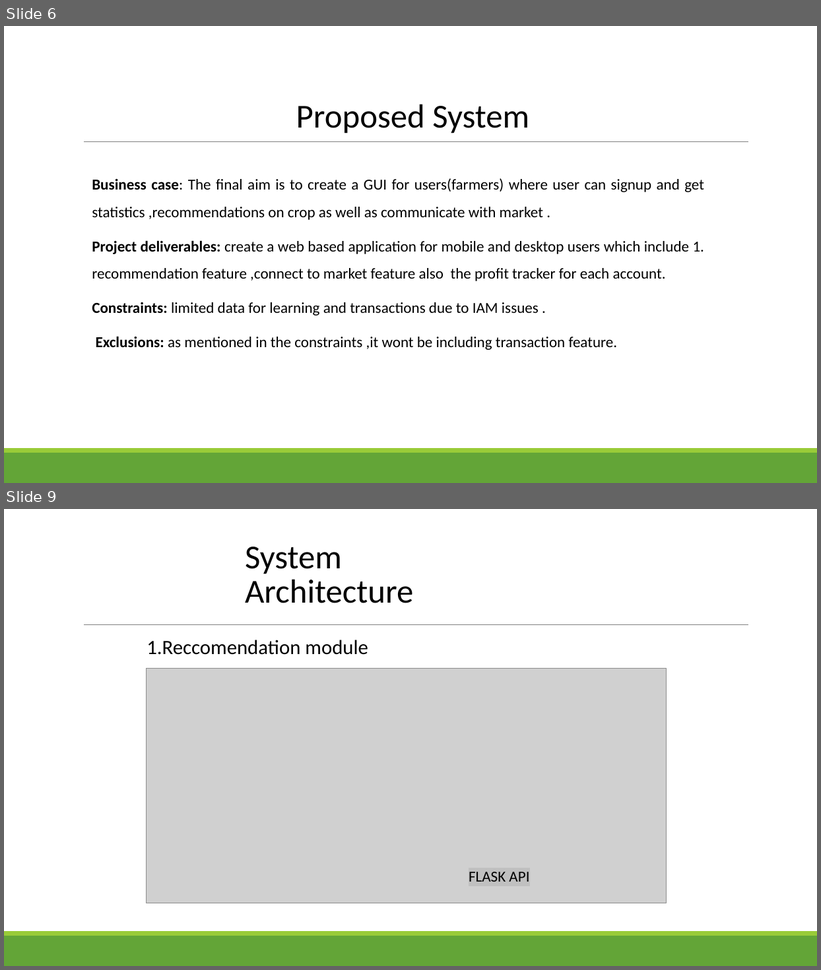
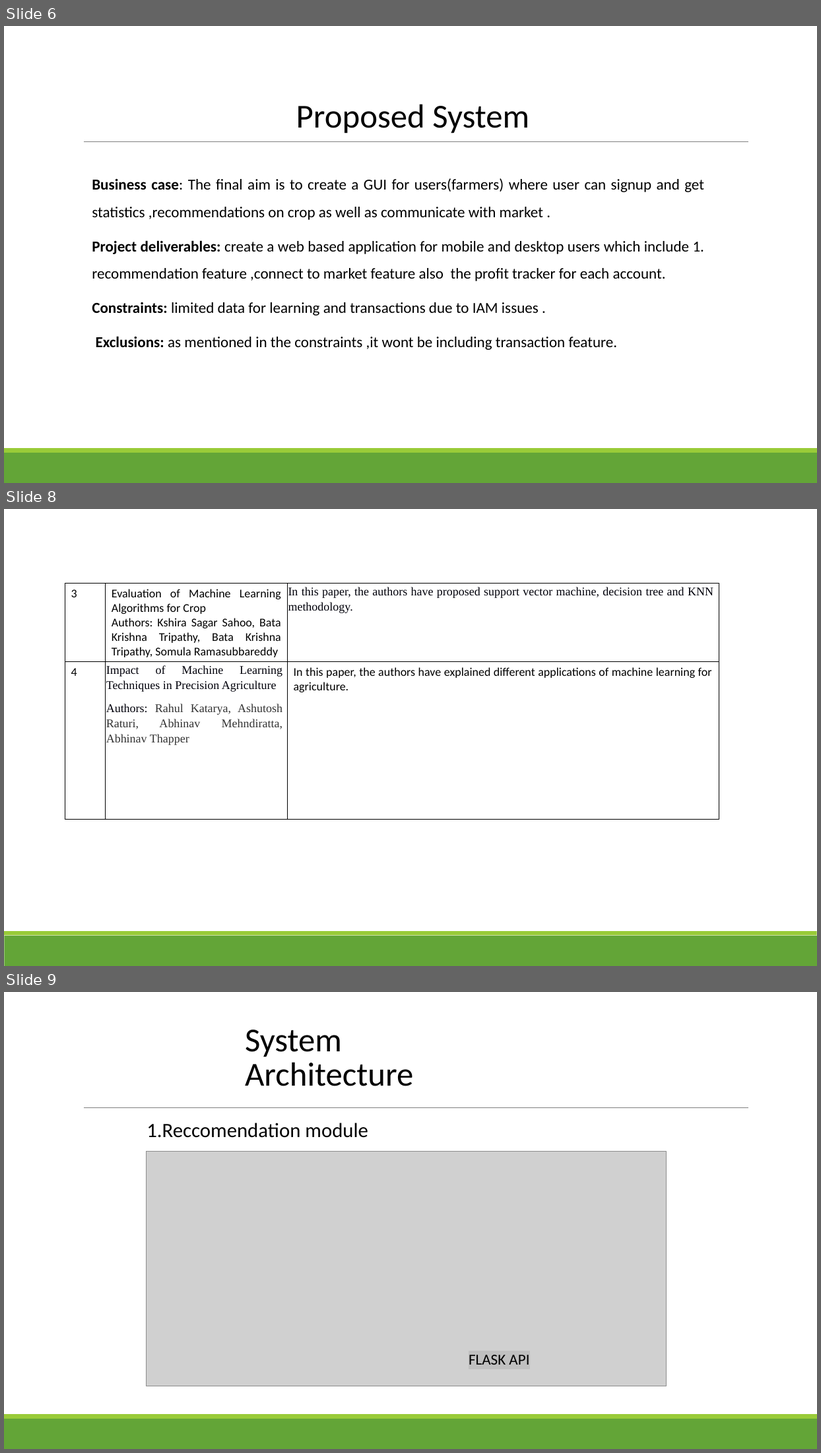
Before and after one commit to prajwalsable99/B.E.Project-, a slide deck: project-review1 grp-26.pptx. Shown one above the other, each under a label of ours: slides 6 and 9 before the commit, slides 6, 8 and 9 after it; the slides between them are not shown. The pictures are 821x970 and 821x1453 pixels, drawn with LibreOffice and Linux fonts; fonts in the diff are those of the drawing; grey boxes stand for pictures. Boxes give left, top, right and bottom in pixels: in the first picture for what was removed or moved away, otherwise in the second. Text is boxed around its words. In the diff, an @@ line names an element or a change of style, - is before the commit and + after.

```diff
--- a/project-review1 grp-26.pptx
+++ b/project-review1 grp-26.pptx
@@ slide 8 added at bbox=[4, 509, 817, 966], background #FFFFFF; not listed: 2 template elements that a slide beside it also shows @@
@@ table added at bbox=[65, 584, 718, 819], 2 rows, 3 columns @@
+3 | Evaluation of Machine Learning Algorithms for Crop / Authors: Kshira Sagar Sahoo, Bata Krishna Tripathy, Bata Krishna Tripathy, Somula Ramasubbareddy | In this paper, the authors have proposed support vector machine, decision tree and KNN methodology.
+4 | Impact of Machine Learning Techniques in Precision Agriculture / Authors: Rahul Katarya, Ashutosh Raturi, Abhinav Mehndiratta, Abhinav Thapper | In this paper, the authors have explained different applications of machine learning for agriculture.
```
Also in this commit, not shown: 2 slides changed, 1 slide removed, 2 other files.
